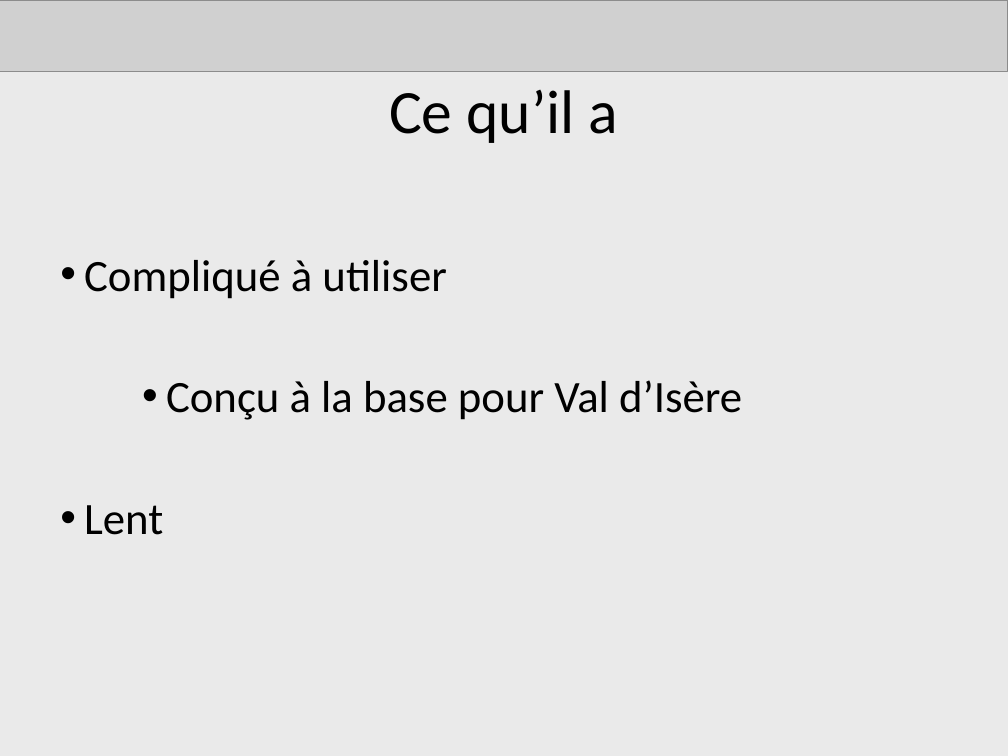
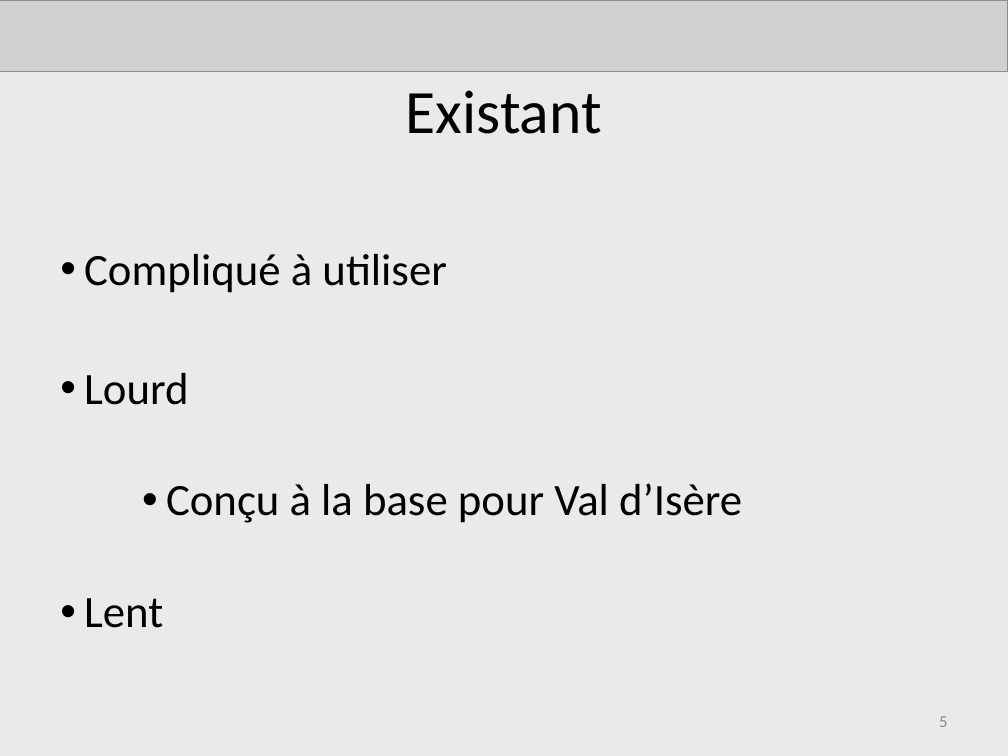
Before and after one commit to AdrienLombard/SimplePass, a slide deck: slide 5 of source/Projet Courchevel - Bilan intermédiaire - Copie.ppt. Drawn at 1008x756 pixels with LibreOffice and Linux fonts; fonts in the diff are those of the drawing; grey boxes stand for pictures. Boxes give left, top, right and bottom in pixels: in the first picture for what was removed or moved away, otherwise in the second. Text is boxed around its words. In the diff, an @@ line names an element or a change of style, - is before the commit and + after.

```diff
--- a/source/Projet Courchevel - Bilan intermédiaire - Copie.ppt
+++ b/source/Projet Courchevel - Bilan intermédiaire - Copie.ppt
@@ title at box(406, 90, 602, 134): text changed @@
-Ce qu’il a
+Existant
@@ text at box(84, 254, 742, 628): line spacing 1 to 0.9 @@
@@ text at box(84, 373, 188, 405): paragraph added @@
+• Lourd
@@ page number added at box(939, 716, 947, 727), 12 pt, text #898989 @@
+5
```
Also in this commit, not shown: 9 other slides changed, 3 slides added, 1 other file.
